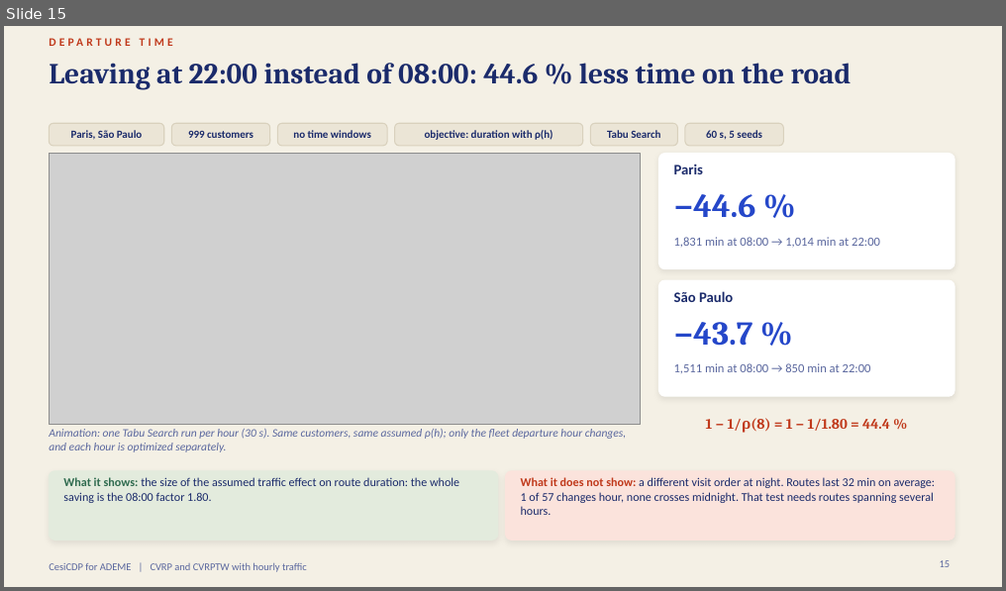
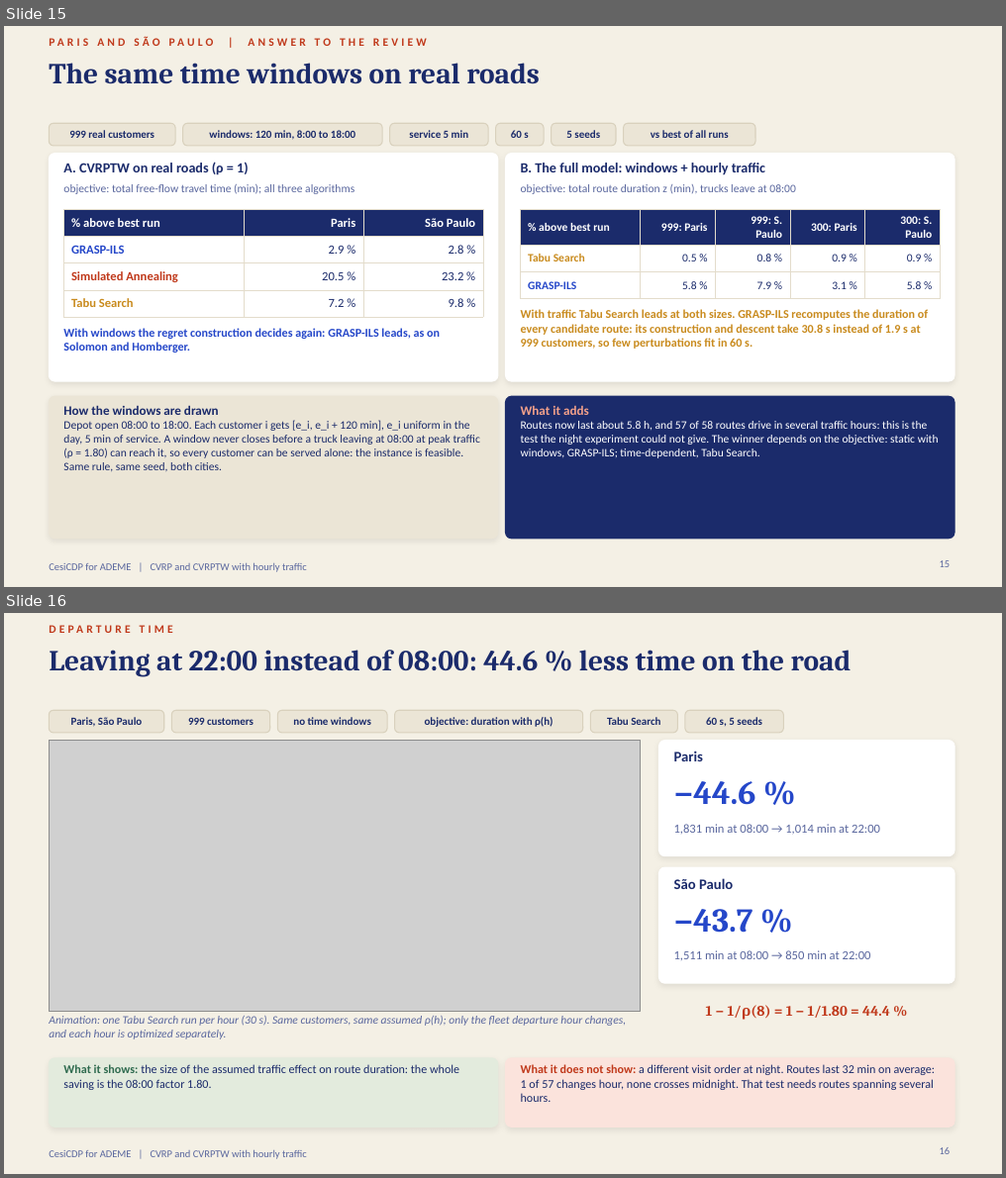
Before and after one commit to zzaved/cesi-cvrp-metaheuristics, a slide deck: presentation/cvrp_final_presentation.pptx. Shown one above the other, each under a label of ours: slide 15 before the commit, slides 15 and 16 after it. The pictures are 1006x591 and 1006x1178 pixels, drawn with LibreOffice and Linux fonts; fonts in the diff are those of the drawing; grey boxes stand for pictures. Boxes give left, top, right and bottom in pixels: in the first picture for what was removed or moved away, otherwise in the second. Text is boxed around its words. In the diff, an @@ line names an element or a change of style, - is before the commit and + after.

Commit message:
feat(presentation): cities with time windows slide, perturbation wording and revised recommendation

```diff
--- a/presentation/cvrp_final_presentation.pptx
+++ b/presentation/cvrp_final_presentation.pptx
@@ slide 15 added at [4,26,1002,587], background #F4F0E5; not listed: 1 template element that a slide beside it also shows @@
@@ text added at [134,37,427,46], 11 pt, text #C0391B, bold @@
+PARIS AND SÃO PAULO | ANSWER TO THE REVIEW
@@ title added at [49,63,540,84], 28 pt, text #1B2B6B, bold @@
+The same time windows on real roads
@@ rounded rectangle added at [49,123,175,146], fill #EBE5D6, outline #D9D1BD 1 pt @@
@@ text added at [69,130,154,138], 10.5 pt, text #1B2B6B, bold @@
+999 real customers
@@ rounded rectangle added at [183,123,383,146], fill #EBE5D6, outline #D9D1BD 1 pt @@
@@ text added at [209,130,355,140], 10.5 pt, text #1B2B6B, bold @@
+windows: 120 min, 8:00 to 18:00
@@ rounded rectangle added at [390,123,488,146], fill #EBE5D6, outline #D9D1BD 1 pt @@
@@ text added at [409,130,468,138], 10.5 pt, text #1B2B6B, bold @@
+service 5 min
@@ rounded rectangle added at [496,123,544,146], fill #EBE5D6, outline #D9D1BD 1 pt @@
@@ text added at [511,130,528,138], 10.5 pt, text #1B2B6B, bold @@
+60 s
@@ rounded rectangle added at [551,123,616,146], fill #EBE5D6, outline #D9D1BD 1 pt @@
@@ text added at [566,130,600,138], 10.5 pt, text #1B2B6B, bold @@
+5 seeds
@@ rounded rectangle added at [624,123,755,146], fill #EBE5D6, outline #D9D1BD 1 pt @@
@@ text added at [650,130,729,138], 10.5 pt, text #1B2B6B, bold @@
+vs best of all runs
@@ rounded rectangle added at [49,154,498,381], fill #FFFFFF, outline #FFFFFF 1 pt @@
@@ text added at [63,162,249,175], 13.5 pt, text #1B2B6B, bold @@
+A. CVRPTW on real roads (ρ = 1)
@@ rounded rectangle added at [506,154,954,381], fill #FFFFFF, outline #FFFFFF 1 pt @@
@@ text added at [521,163,765,175], 13.5 pt, text #1B2B6B, bold @@
+B. The full model: windows + hourly traffic
@@ text added at [63,184,354,194], 11 pt, text #5A679E @@
+objective: total free-flow travel time (min); all three algorithms
@@ text added at [521,184,796,194], 11 pt, text #5A679E @@
+objective: total route duration z (min), trucks leave at 08:00
@@ table added at [63,209,483,311], 4 rows, 3 columns @@
+% above best run | Paris | São Paulo
+GRASP-ILS | 2.9 % | 2.8 %
+Simulated Annealing | 20.5 % | 23.2 %
+Tabu Search | 7.2 % | 9.8 %
@@ table added at [521,209,940,293], 3 rows, 5 columns @@
+% above best run | 999: Paris | 999: S. Paulo | 300: Paris | 300: S. Paulo
+Tabu Search | 0.5 % | 0.8 % | 0.9 % | 0.9 %
+GRASP-ILS | 5.8 % | 7.9 % | 3.1 % | 5.8 %
@@ text added at [521,309,928,349], 11.5 pt, text #C98B1E, bold @@
+With traffic Tabu Search leads at both sizes. GRASP-ILS recomputes the duration of every candidate route: its construction and descent take 30.8 s instead of 1.9 s at 999 customers, so few perturbations fit in 60 s.
@@ text added at [63,328,440,353], 11.5 pt, text #2547C9, bold @@
+With windows the regret construction decides again: GRASP-ILS leads, as on Solomon and Homberger.
@@ rounded rectangle added at [49,396,498,539], fill #EBE5D6, outline #EBE5D6 1 pt @@
@@ text added at [63,405,480,472], 11 pt, text #1B2B6B @@
+How the windows are drawn
+Depot open 08:00 to 18:00. Each customer i gets [e_i, e_i + 120 min], e_i uniform in the day, 5 min of service. A window never closes before a truck leaving at 08:00 at peak traffic (ρ = 1.80) can reach it, so every customer can be served alone: the instance is feasible. Same rule, same seed, both cities.
@@ rounded rectangle added at [506,396,954,539], fill #1B2B6B, outline #1B2B6B 1 pt @@
@@ text added at [521,405,939,459], 11 pt, text #FFFFFF @@
+What it adds
+Routes now last about 5.8 h, and 57 of 58 routes drive in several traffic hours: this is the test the night experiment could not give. The winner depends on the objective: static with windows, GRASP-ILS; time-dependent, Tabu Search.
@@ page number added at [940,561,950,568], 10 pt, text #5A679E @@
+15
@@ what was slide 15 is now slide 16 @@
```
Also in this commit, not shown: 11 slides changed, 4 other files.
